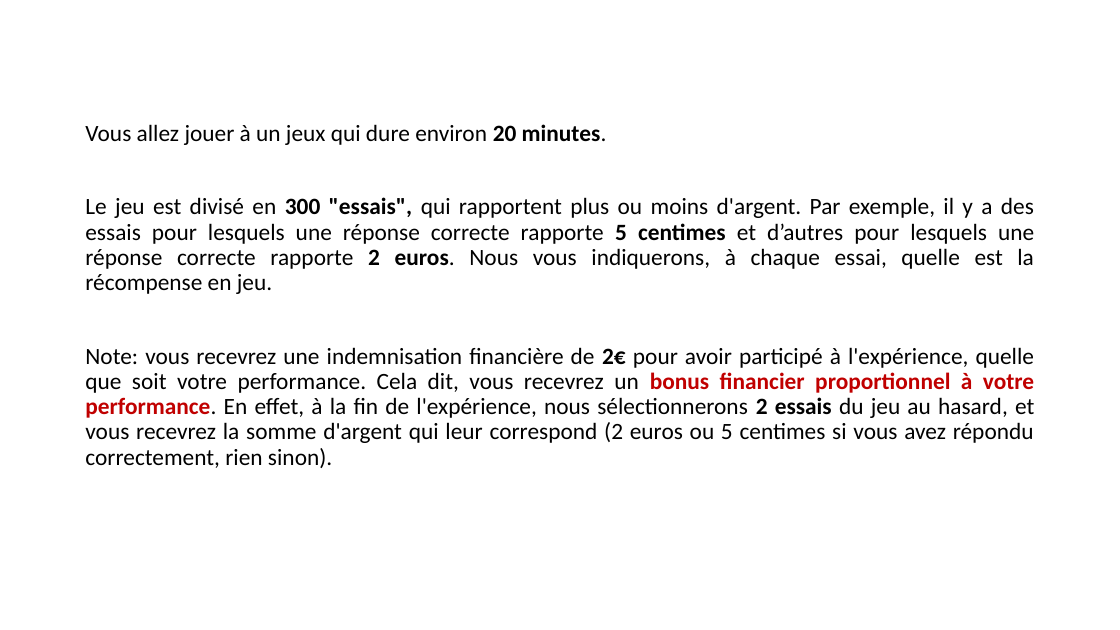
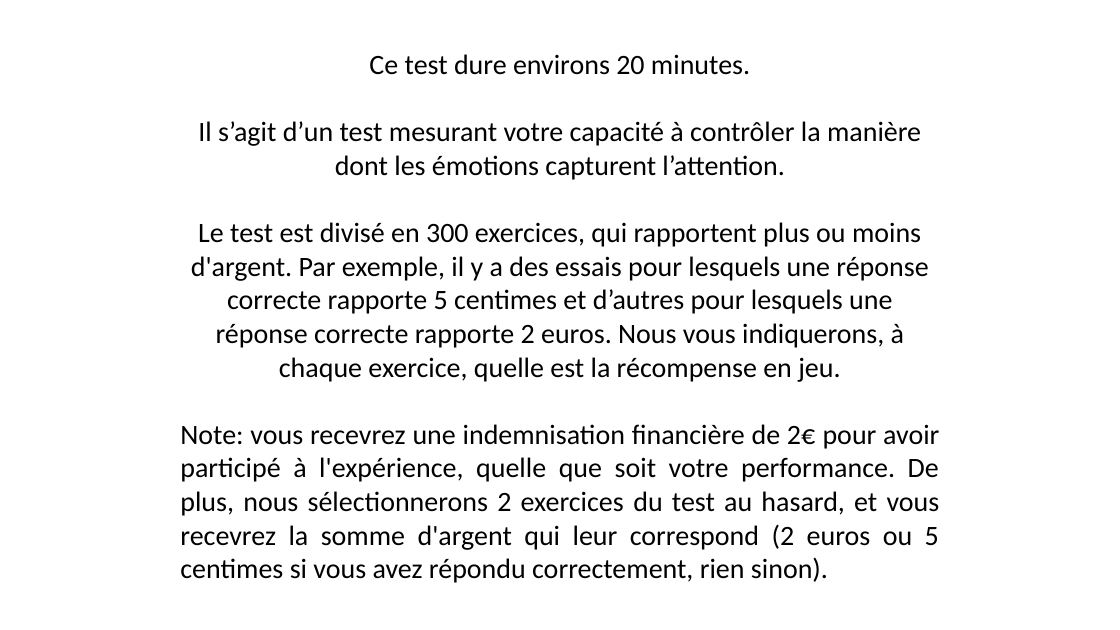
Before and after one commit to MBB-team/Online_Testing, a slide deck: slide 2 of src/Emotion_Regulation_JS/instructions/instructionsDiapo.pptx. Drawn at 1120x630 pixels with LibreOffice and Linux fonts; fonts in the diff are those of the drawing. Boxes give left, top, right and bottom in pixels: in the first picture for what was removed or moved away, otherwise in the second. Text is boxed around its words. In the diff, an @@ line names an element or a change of style, - is before the commit and + after.

```diff
--- a/src/Emotion_Regulation_JS/instructions/instructionsDiapo.pptx
+++ b/src/Emotion_Regulation_JS/instructions/instructionsDiapo.pptx
@@ text at <box>180,54,940,583</box>: text changed; size 20 to 24 pt @@
-Vous allez jouer à un jeux qui dure environ 20 minutes.
-Le jeu est divisé en 300 "essais", qui rapportent plus ou moins d'argent. Par exemple, il y a des essais pour lesquels une réponse correcte rapporte 5 centimes et d’autres pour lesquels une réponse correcte rapporte 2 euros. Nous vous indiquerons, à chaque essai, quelle est la récompense en jeu.
-Note: vous recevrez une indemnisation financière de 2€ pour avoir participé à l'expérience, quelle que soit votre performance. Cela dit, vous recevrez un bonus financier proportionnel à votre performance. En effet, à la fin de l'expérience, nous sélectionnerons 2 essais du jeu au hasard, et vous recevrez la somme d'argent qui leur correspond (2 euros ou 5 centimes si vous avez répondu correctement, rien sinon).
+Ce test dure environs 20 minutes.
+Il s’agit d’un test mesurant votre capacité à contrôler la manière dont les émotions capturent l’attention.
+Le test est divisé en 300 exercices, qui rapportent plus ou moins d'argent. Par exemple, il y a des essais pour lesquels une réponse correcte rapporte 5 centimes et d’autres pour lesquels une réponse correcte rapporte 2 euros. Nous vous indiquerons, à chaque exercice, quelle est la récompense en jeu.
+Note: vous recevrez une indemnisation financière de 2€ pour avoir participé à l'expérience, quelle que soit votre performance. De plus, nous sélectionnerons 2 exercices du test au hasard, et vous recevrez la somme d'argent qui leur correspond (2 euros ou 5 centimes si vous avez répondu correctement, rien sinon).
```
Also in this commit, not shown: 5 other slides changed, 4 slides added, 2 slides removed, 16 other files.
